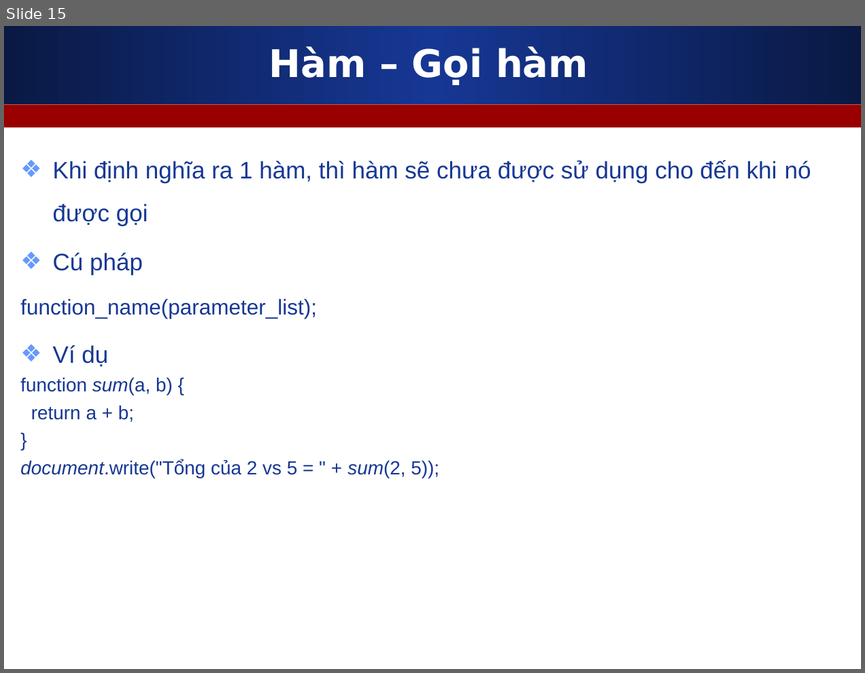
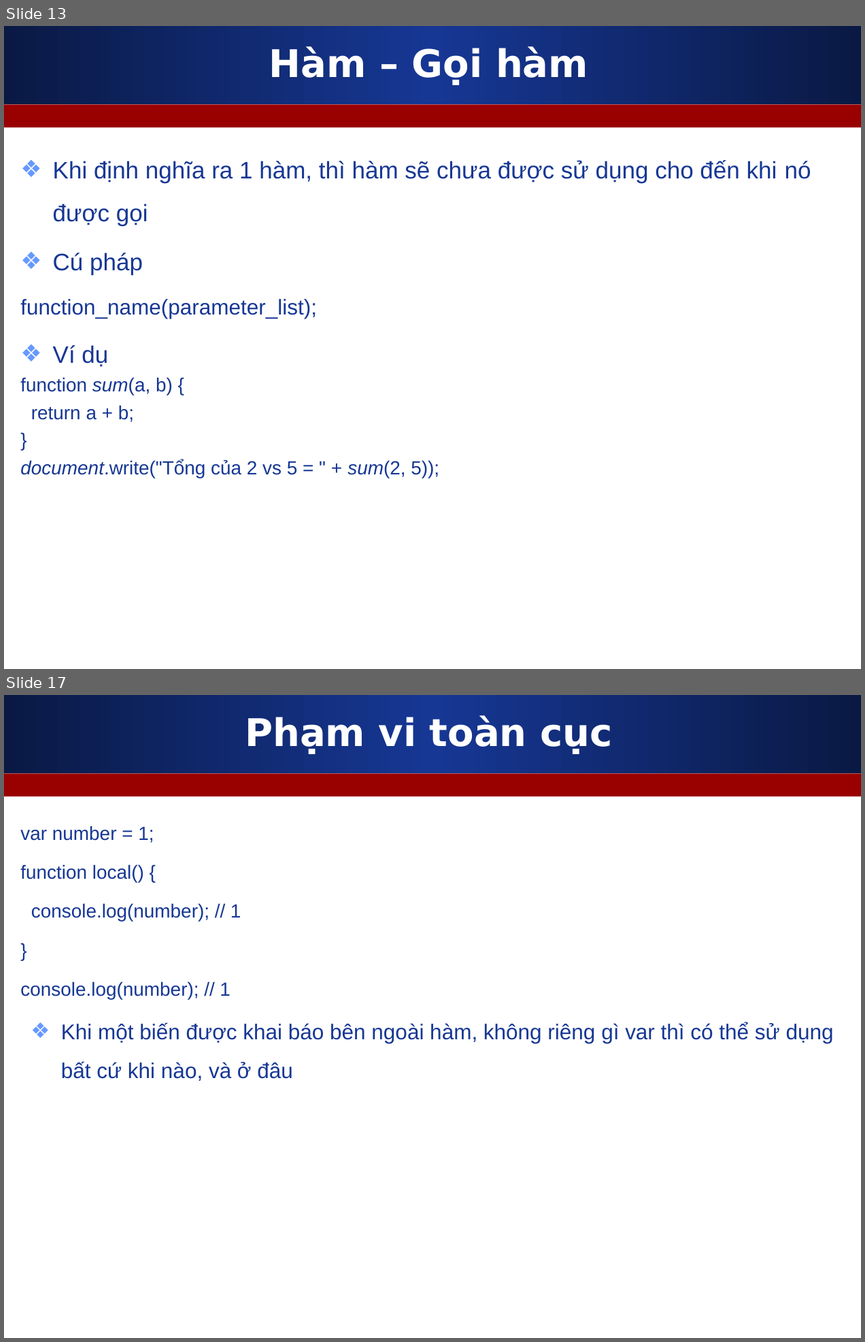
Before and after one commit to nguyenvietmanhit/PHP0921E2_SKDA, a slide deck: Day03_CD2_Javascript_Basic_1/Slides/1_Javascript_can_ban_phan_1.ppt. Shown one above the other, each under a label of ours: slide 15 before the commit, slides 13 and 17 after it; the slides between them are not shown. The pictures are 865x673 and 865x1342 pixels, drawn with LibreOffice and Linux fonts; fonts in the diff are those of the drawing. Boxes give left, top, right and bottom in pixels: in the first picture for what was removed or moved away, otherwise in the second. Text is boxed around its words. In the diff, an @@ line names an element or a change of style, - is before the commit and + after.

```diff
--- a/Day03_CD2_Javascript_Basic_1/Slides/1_Javascript_can_ban_phan_1.ppt
+++ b/Day03_CD2_Javascript_Basic_1/Slides/1_Javascript_can_ban_phan_1.ppt
@@ slide 17 added at [4, 695, 861, 1338], background #FFFFFF; not listed: 2 template elements that a slide beside it also shows @@
@@ title added at [245, 715, 612, 754], 32 pt, text #FFFFFF, bold @@
+Phạm vi toàn cục
@@ text added at [20, 826, 834, 1081], 18 pt, text #163794 @@
+var number = 1;
+function local() {
+console.log(number); // 1
+}
+console.log(number); // 1
+❖ Khi một biến được khai báo bên ngoài hàm, không riêng gì var thì có thể sử dụng bất cứ khi nào, và ở đâu
@@ what was slide 15 is now slide 13 @@
```
Also in this commit, not shown: 4 slides changed, 4 other slides added, 1 slide removed, 1 other file.
